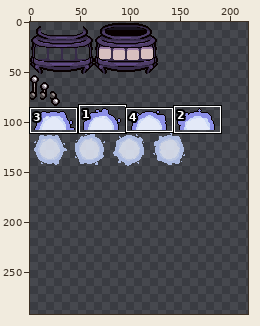
Edited in one commit: sprite sheet (resources/gfx/items/alchemicCauldron.png). Above, an overview of the earlier version with the close-up marked.
Close-up. Before:
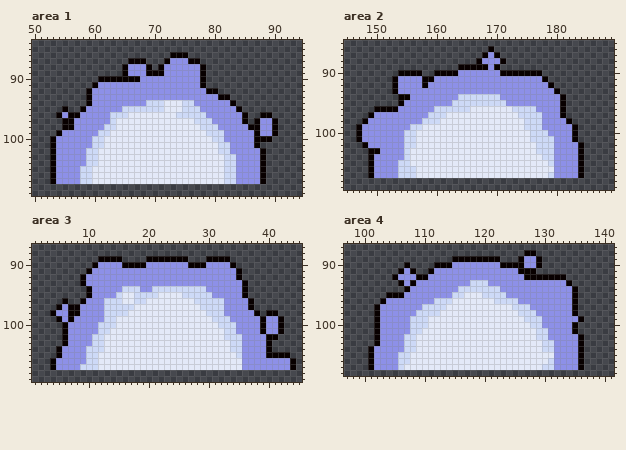
The file is 256x148 pixels. Colours within 5 levels of each other are drawn and written as one. Shown: area 1: x 50..94, y 84..109; area 2: x 145..189, y 85..109; area 3: x 1..45, y 87..109; area 4: x 97..141, y 87..108. The old version is drawn lined up with the new one, on the new canvas. The wide view leaves out empty margins. The commit also changed other parts of the picture, which this record leaves out.
The same view after the edit:
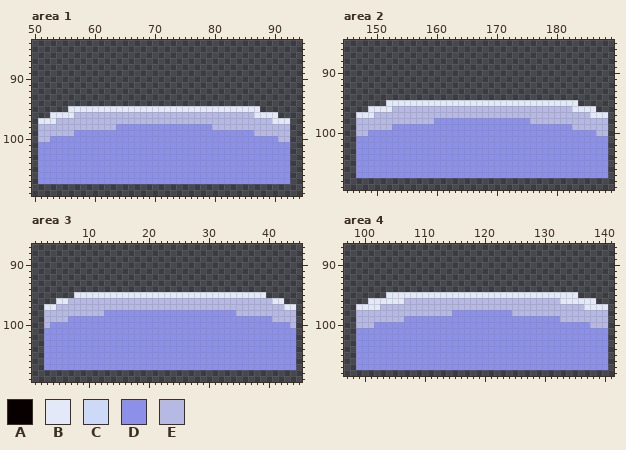
Palette (. is transparent): A #080000  B #e6ecfbfb  C #cfdcfafb  D #8d90e8  E #b7b9e5
Change:
canvas 256x148 -> 256x292
Changed rows in their new state; - is an unchanged pixel.
Area 1:
first column x 51:
 86 ----------------------...-----------------
 87 ---------------...---......---------------
 88 --------------.....-........--------------
 89 --------------..............--------------
 90 ----------..................--------------
 91 ---------...................--------------
 92 --------......................------------
 93 --------........................----------
 94 --------.........................---------
 95 ----.BBBBBBBBBBBBBBBB---BBBBBBBBBBBBB-----
 96 --BBBBEEEEEEEEEEEEEEEEEEEEEEEEEEEEEEBBBB--
 97 BBBEEEEEEEEEEEEEEEEEEEEEEEEEEEEEEEEEEEEBBB
 98 EEEEEEEEEEEEEDDDDDDDDDDDDDDDDEEEEEEEEEEEEE
 99 EEEEEE----DDDDDDDDDDDDDDDDDDDDD-----EEEEEE
100 EED------DDDDDDDDDDDDDDDDDDDDDD-----DDDDEE
101 DDD------DDDDDDDDDDDDDDDDDDDDDDD----DDDDDD
102 DDD-----DDDDDDDDDDDDDDDDDDDDDDDD-----DDDDD
103 DDD-----DDDDDDDDDDDDDDDDDDDDDDDDD----DDDDD
104 DDD-----DDDDDDDDDDDDDDDDDDDDDDDDD----DDDDD
105 DDD----DDDDDDDDDDDDDDDDDDDDDDDDDD----DDDDD
106 DDD----DDDDDDDDDDDDDDDDDDDDDDDDDD----DDDDD
107 DDD----DDDDDDDDDDDDDDDDDDDDDDDDDD----DDDDD
Area 2:
first column x 147:
 86 ----------------------.-------------------
 87 ---------------------...------------------
 88 --------------------.....-----------------
 89 -----------------.......------------------
 90 -------....--..................-----------
 91 ------..........................----------
 92 ------...........................---------
 93 ------............................--------
 94 -------............................-------
 95 -----BBBBBBBBBBBBBBBBBBBBBBBBBBBBBBBB-----
 96 --BBBBEEEEEEEEEEEEEEEEEEEEEEEEEEEEEEBBBB--
 97 BBBEEEEEEEEEEEEEEEEEEEEEEEEEEEEEEEEEEEEBBB
 98 EEEEEEEEEEEEEDDDDDDDDDDDDDDDDEEEEEEEEEEEEE
 99 EEEEEE---DDDDDDDDDDDDDDDDDDDDDD-----EEEEEE
100 EE------DDDDDDDDDDDDDDDDDDDDDDDD----DDDDEE
101 D-------DDDDDDDDDDDDDDDDDDDDDDDDD---DDDDDD
102 DD------DDDDDDDDDDDDDDDDDDDDDDDDD----DDDDD
103 DDDD----DDDDDDDDDDDDDDDDDDDDDDDDD----DDDDD
104 DDD-----DDDDDDDDDDDDDDDDDDDDDDDDD----DDDDD
105 DDD----DDDDDDDDDDDDDDDDDDDDDDDDDD----DDDDD
106 DDD----DDDDDDDDDDDDDDDDDDDDDDDDDD----DDDDD
107 DDD----DDDDDDDDDDDDDDDDDDDDDDDDDD----DDDDD
Area 3:
first column x 3:
 89 ---------....----.......---....-----------
 90 --------........................----------
 91 -------..........................---------
 92 ------...........................---------
 93 ------............................--------
 94 -------...........................--------
 95 -----BBBBBBBB--BBBB----BBBBBBBBBBBBBB-----
 96 --BBEEEEEEEEEEEEEEEEEEEEEEEEEEEEEEEEEEBB--
 97 BBEEEEEEEEEEEEEEEEEEEEEEEEEEEEEEEEEEEEEEBB
 98 EEEEEEEEEEDDDDDDDDDDDDDDDDDDDD--EEEEEEEEEE
 99 EEEED-----DDDDDDDDDDDDDDDDDDDDD-----D-EEEE
100 EDDD-----DDDDDDDDDDDDDDDDDDDDDDD----D--DDE
101 DDDD-----DDDDDDDDDDDDDDDDDDDDDDD----D--DDD
102 DDDD----DDDDDDDDDDDDDDDDDDDDDDDDD----DDDDD
103 DDDD----DDDDDDDDDDDDDDDDDDDDDDDDD----DDDDD
104 DDD----DDDDDDDDDDDDDDDDDDDDDDDDDD----DDDDD
105 DDD----DDDDDDDDDDDDDDDDDDDDDDDDDD----DDDDD
106 DD-----DDDDDDDDDDDDDDDDDDDDDDDDDD--------D
107 DD----DDDDDDDDDDDDDDDDDDDDDDDDDDD--------D
Area 4:
first column x 99:
 88 ----------------------------..------------
 89 ----------------........---....-----------
 90 --------.----..................-----------
 91 -------...--..................------------
 92 ------.............................-------
 93 -------.............................------
 94 --------.............................-----
 95 -----BBBBBBBBBBBBB---BBBBBBBBBBBBBBBB-----
 96 --BBBBBBEEEEEEEEEEEEEEEEEEEEEEEEEEBBBBBB--
 97 BBBBEEEEEEEEEEEEEEEEEEEEEEEEEEEEEEEEEEBBBB
 98 EEEEEEEEEEEEEEEEDDDDDDDDDDEEEEEEEEEEEEEEEE
 99 EEEEEEEE-DDDDDDDDDDDDDDDDDDDDDD---EEEEEEEE
100 EEED-----DDDDDDDDDDDDDDDDDDDDDD-----DDDEEE
101 DDDD-----DDDDDDDDDDDDDDDDDDDDDDD----DDDDDD
102 DDDD----DDDDDDDDDDDDDDDDDDDDDDDD-----DDDDD
103 DDDD----DDDDDDDDDDDDDDDDDDDDDDDDD----DDDDD
104 DDD-----DDDDDDDDDDDDDDDDDDDDDDDDD----DDDDD
105 DDD----DDDDDDDDDDDDDDDDDDDDDDDDDD----DDDDD
106 DDD----DDDDDDDDDDDDDDDDDDDDDDDDDD----DDDDD
107 DDD----DDDDDDDDDDDDDDDDDDDDDDDDDD----DDDDD
Boxes around the changes in both close-ups, in picture pixels (x1, y1, x2, y2):
changed: (38, 52, 290, 184)
changed: (356, 46, 608, 178)
changed: (44, 256, 296, 370)
changed: (356, 250, 608, 370)
